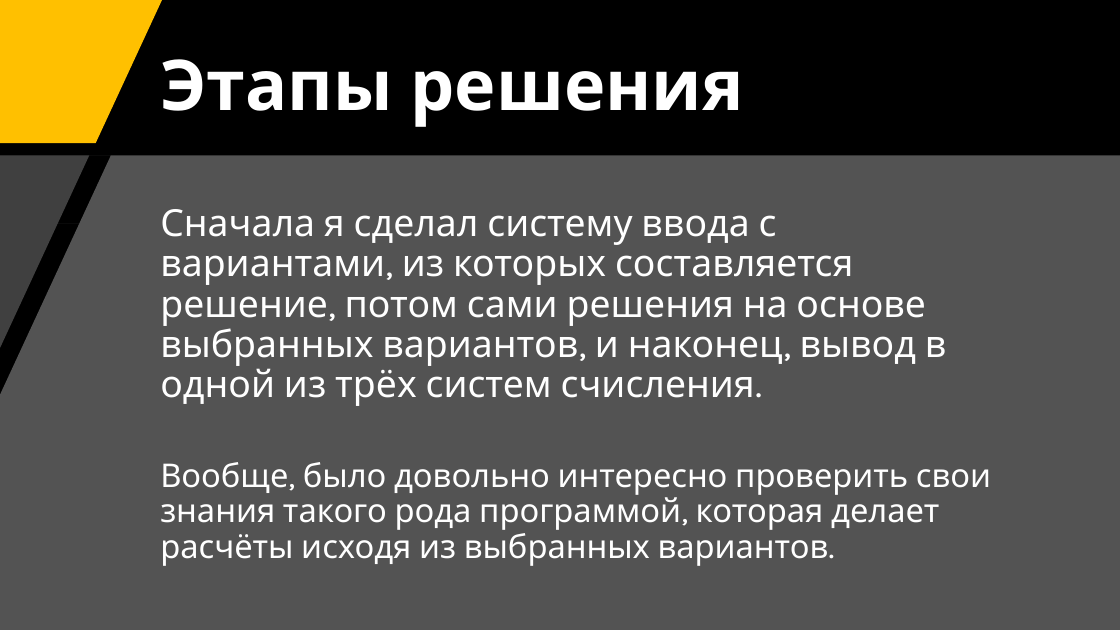
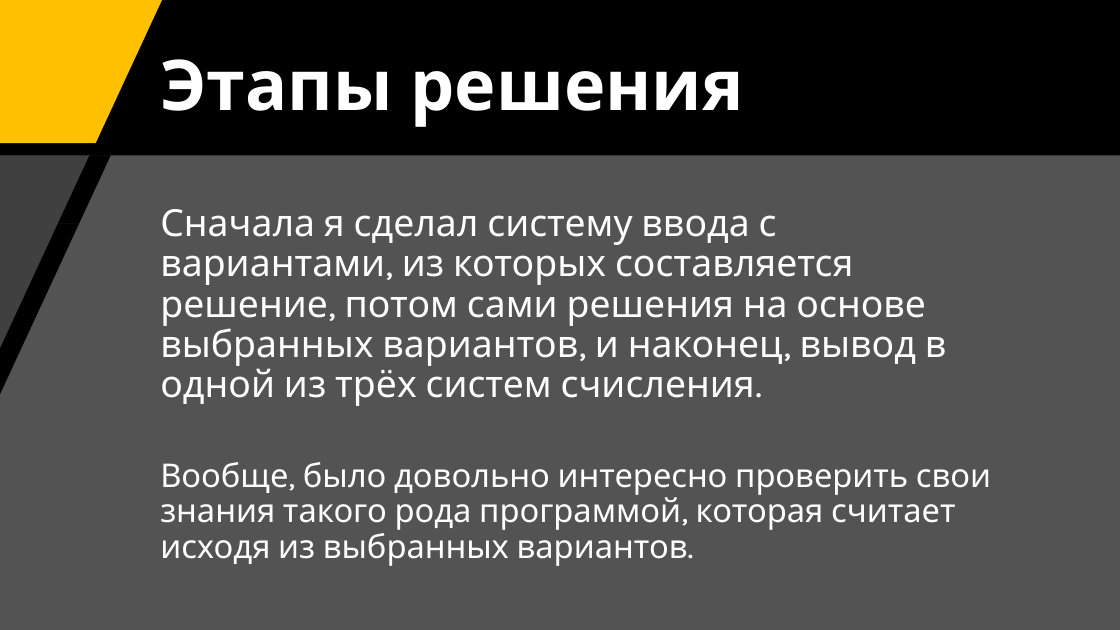
Before and after one commit to dimont212/Project, a slide deck: slide 2 of presentation.pptx. Drawn at 1120x630 pixels with LibreOffice and Linux fonts; fonts in the diff are those of the drawing. Boxes give left, top, right and bottom in pixels: in the first picture for what was removed or moved away, otherwise in the second. Text is boxed around its words. In the diff, an @@ line names an element or a change of style, - is before the commit and + after.

```diff
--- a/presentation.pptx
+++ b/presentation.pptx
@@ text at (160,462,991,566): text changed @@
-Вообще, было довольно интересно проверить свои знания такого рода программой, которая делает расчёты исходя из выбранных вариантов.
+Вообще, было довольно интересно проверить свои знания такого рода программой, которая считает исходя из выбранных вариантов.
```
Also in this commit, not shown: 2 other slides changed.
